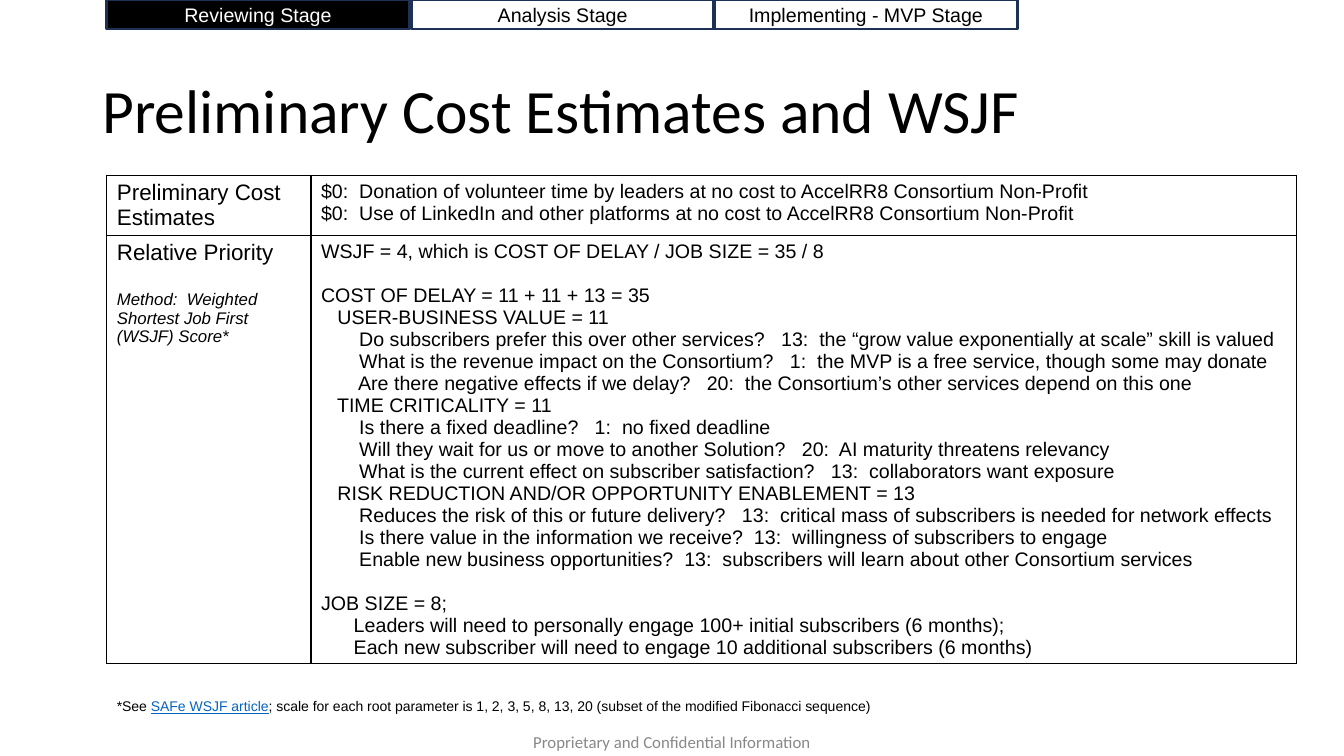
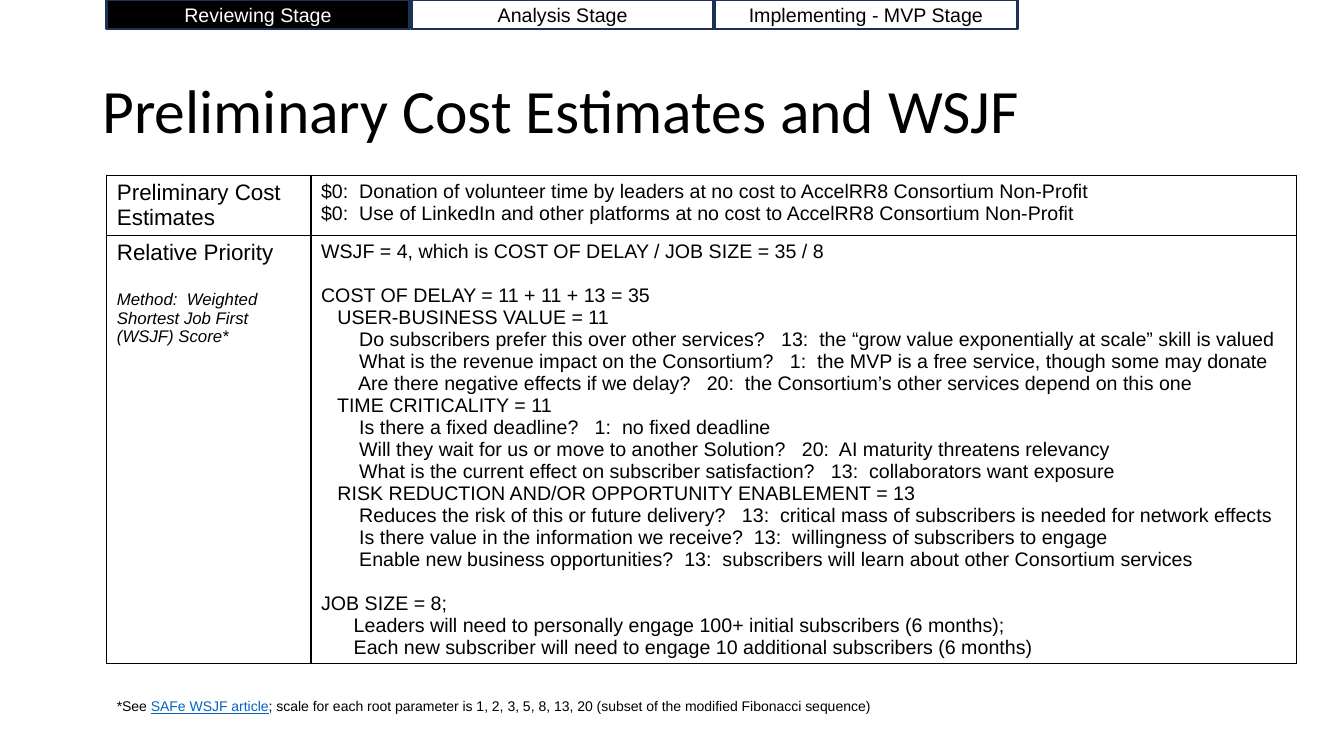
Before and after one commit to AccelRR8-Consortium-NonProfit/Management-Public, a slide deck: slide 4 of docs/2_Value_Creation/2a_Product/Professional_Networking/Professional_Networking_v1_Deliverables_Overview.pptx. Drawn at 1344x756 pixels with LibreOffice and Linux fonts; fonts in the diff are those of the drawing; background and template pictures are left out. Boxes give left, top, right and bottom in pixels: in the first picture for what was removed or moved away, otherwise in the second. Text is boxed around its words. In the diff, an @@ line names an element or a change of style, - is before the commit and + after.

```diff
--- a/docs/2_Value_Creation/2a_Product/Professional_Networking/Professional_Networking_v1_Deliverables_Overview.pptx
+++ b/docs/2_Value_Creation/2a_Product/Professional_Networking/Professional_Networking_v1_Deliverables_Overview.pptx
@@ text removed at [533,736,811,751] @@
-Proprietary and Confidential Information
```
Also in this commit, not shown: 9 other slides changed, 6 other files.
